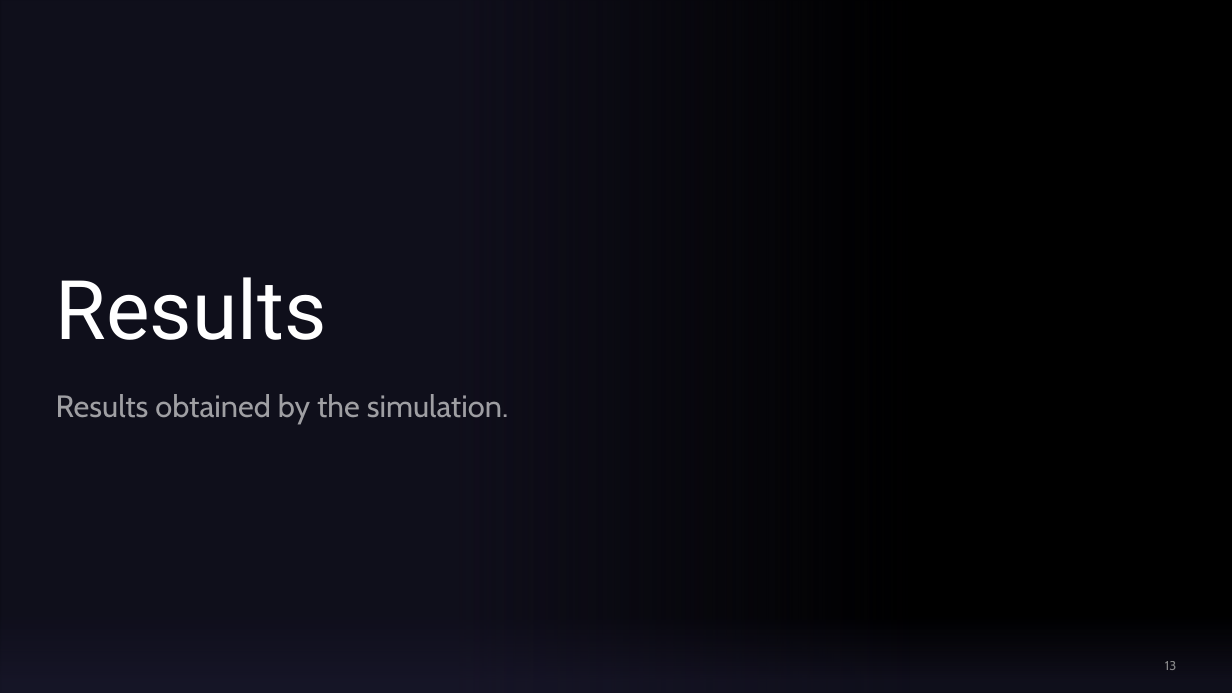
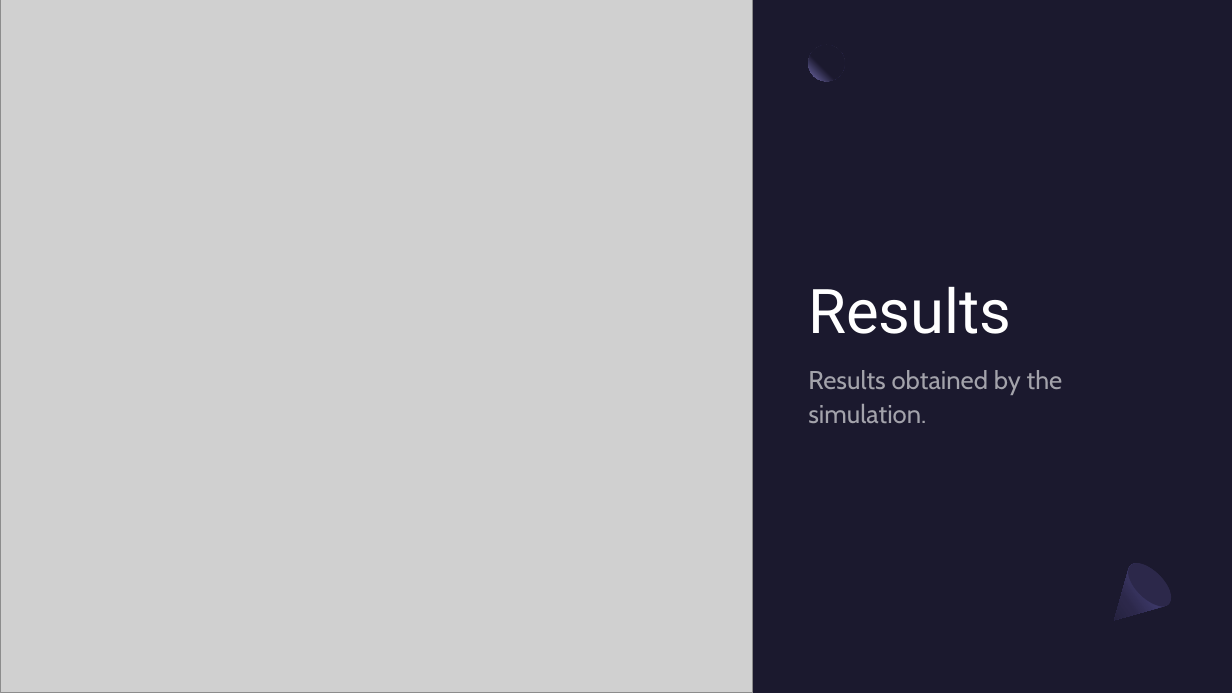
Before and after one commit to TiaSirio/Performance-Evaluation, a slide deck: slide 13 of Project/Project C.pptx. Drawn at 1232x693 pixels with LibreOffice and Linux fonts; fonts in the diff are those of the drawing; grey boxes stand for pictures; background and template pictures are left out. Boxes give left, top, right and bottom in pixels: in the first picture for what was removed or moved away, otherwise in the second. Text is boxed around its words. In the diff, an @@ line names an element or a change of style, - is before the commit and + after.

```diff
--- a/Project/Project C.pptx
+++ b/Project/Project C.pptx
@@ background picture (left out) to #1B192E @@
@@ rectangle removed at (0,0,909,693) @@
@@ picture added at (0,0,753,693) @@
@@ ellipse added at (809,45,845,81), fill gradient #1B192E to #7771B2 @@
@@ title "Results": place and size @@
-title "Results" at (56,277,327,340)
+title "Results" at (808,286,1011,334)
@@ title "Results" at (808,286,1011,334): size 64 to 48 pt @@
@@ text "Results obtained by the simulation.": place and size @@
-text "Results obtained by the simulation." at (56,394,508,424)
+text "Results obtained by the simulation." at (808,370,1063,423)
@@ text "Results obtained by the simulation." at (808,370,1063,423): size 24 to 20 pt; line spacing 1 to 1.1 @@
@@ freeform shape added at (1095,556,1179,639), fill gradient #2C284A to #3C3867 to #1B192E @@
@@ ellipse added at (1121,555,1179,614), fill #2C284A @@
@@ rectangle removed at (0,583,1232,693) @@
@@ page number removed at (1165,661,1177,670) @@
-13
```
Also in this commit, not shown: 7 other slides changed, 1 slide added, 1 slide removed, 3 other files.
